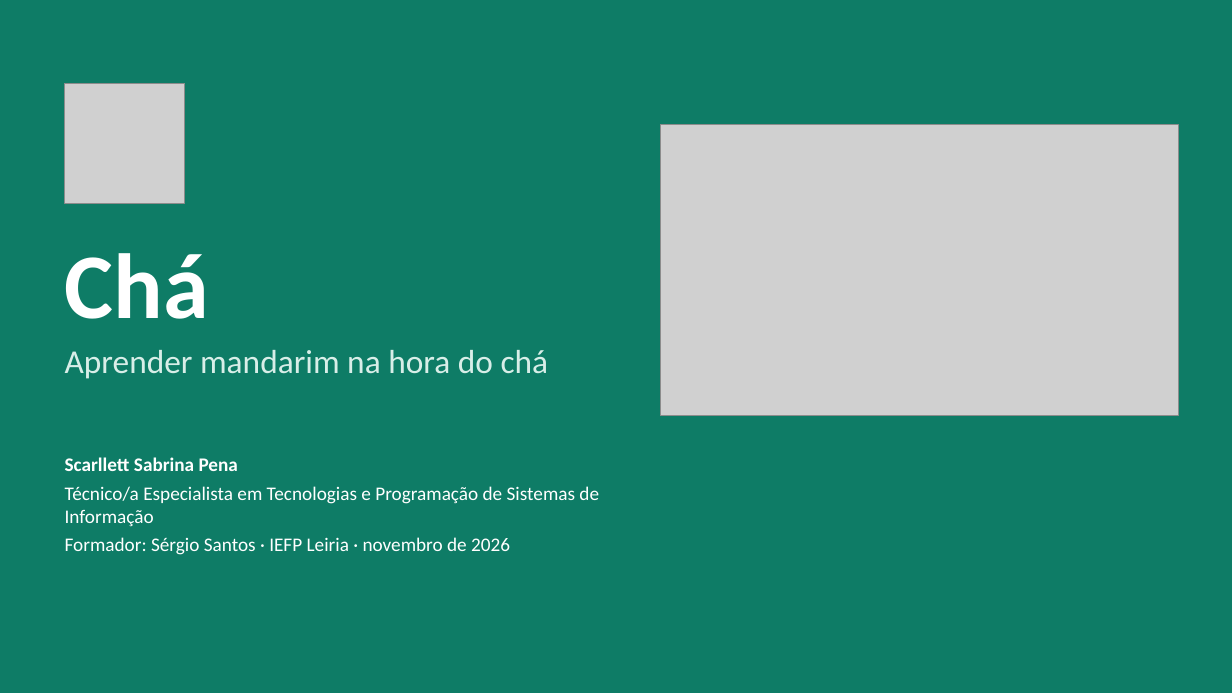
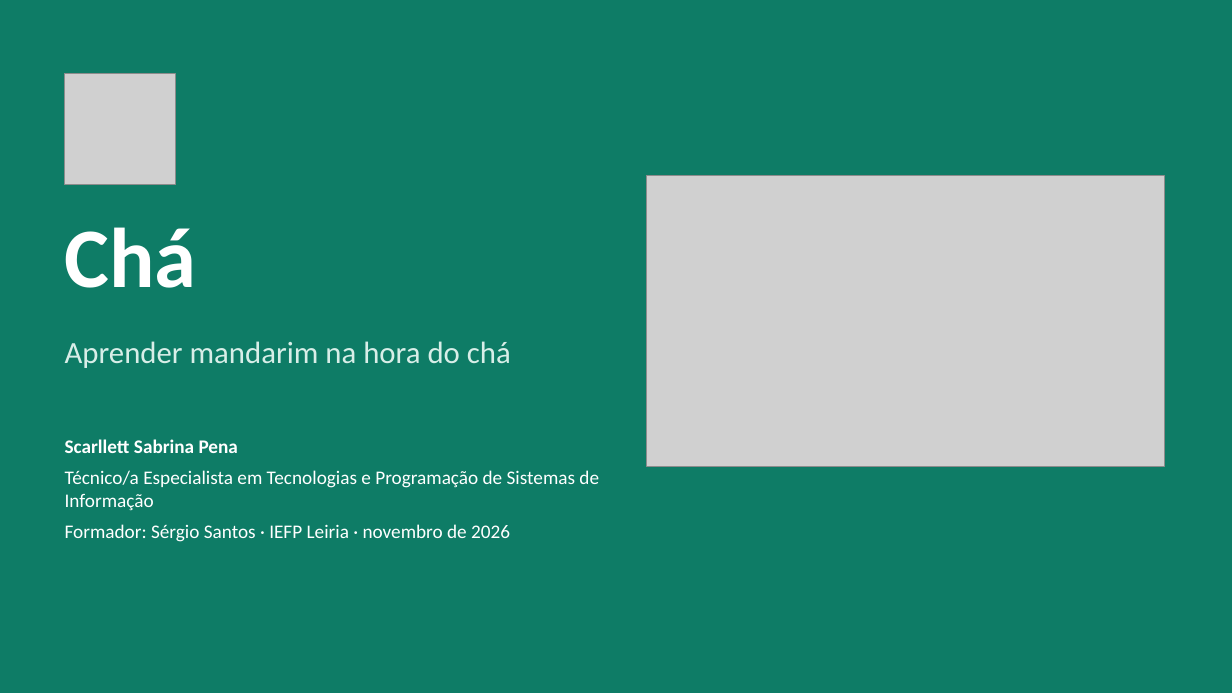
Before and after one commit to SCCPScar/MandarinCourse, a slide deck: slide 1 of docs/entregas/Apresentação - Chá.pptx. Drawn at 1232x693 pixels with LibreOffice and Linux fonts; fonts in the diff are those of the drawing; grey boxes stand for pictures. Boxes give left, top, right and bottom in pixels: in the first picture for what was removed or moved away, otherwise in the second. Text is boxed around its words. In the diff, an @@ line names an element or a change of style, - is before the commit and + after.

```diff
--- a/docs/entregas/Apresentação - Chá.pptx
+++ b/docs/entregas/Apresentação - Chá.pptx
@@ picture: place and size @@
-picture at (65,83,185,203)
+picture at (65,74,176,185)
@@ picture: place and size @@
-picture at (661,125,1178,416)
+picture at (647,176,1165,467)
@@ text "Chá": place and size @@
-text "Chá" at (65,253,209,319)
+text "Chá" at (65,227,197,288)
@@ text "Chá" at (65,227,197,288): size 72 to 66 pt; vertical alignment middle to top @@
@@ text "Aprender mandarim na hora do ..." at (65,341,511,368): size 26 to 24 pt; vertical alignment middle to top @@
@@ text "Scarllett Sabrina Pena": place and size @@
-text "Scarllett Sabrina Pena" at (65,457,599,555)
+text "Scarllett Sabrina Pena" at (65,439,599,542)
@@ text "Scarllett Sabrina Pena" at (65,439,599,542): more space between paragraphs @@
```
Also in this commit, not shown: 22 other slides changed, 6 other files.
